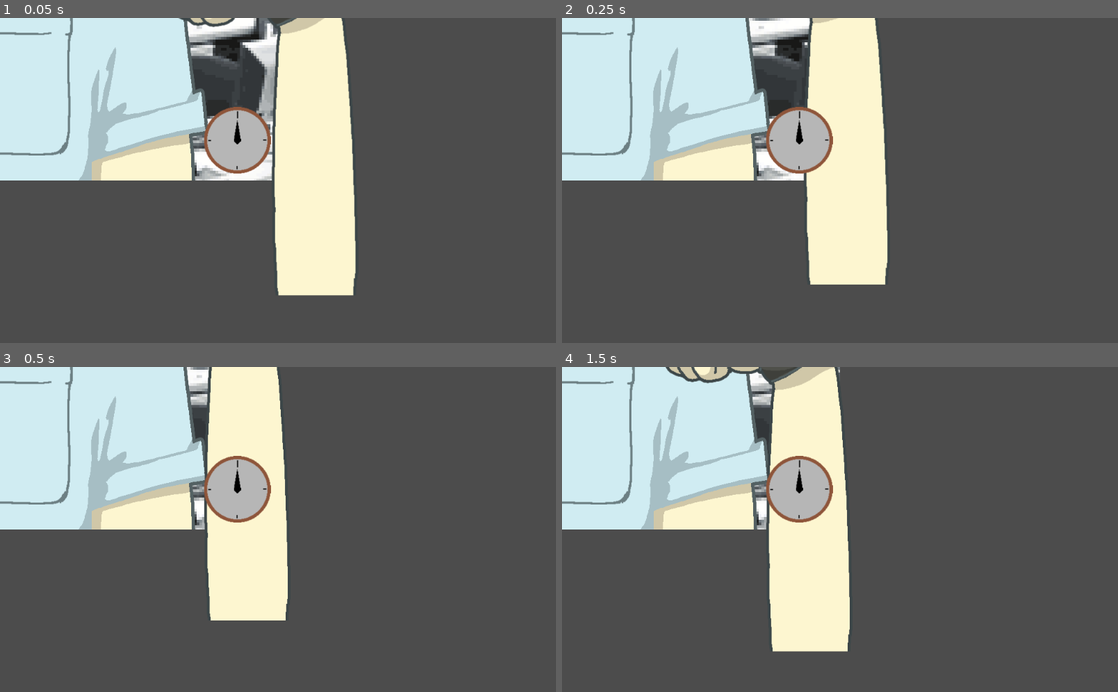
Above: before the commit, frames 1-4 (two rows, left to right).
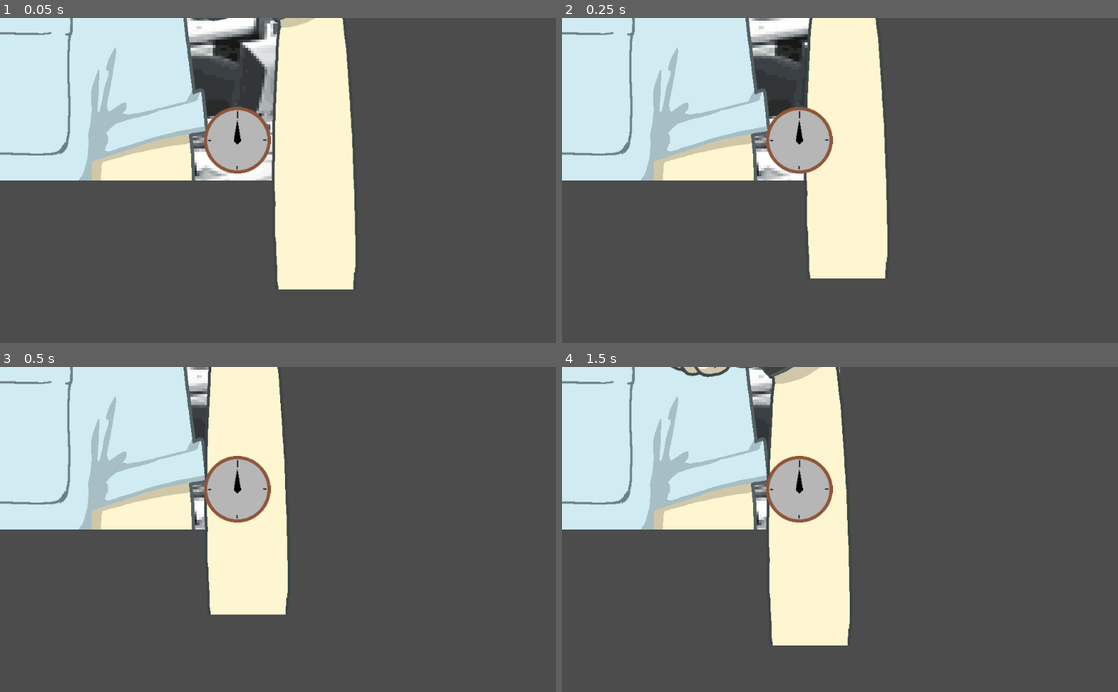
Above: after the commit, the same moments.

Repository: ericdsw/global_game_jam_2020
Game: Godot game, scene res://Screens/MiniGames/PenPocket/PenPocketMinigame.tscn
Same seed, same stepped clock (60 frames per second), same inputs: the game is played once before the commit and once after it. This scene is started directly instead of the project's main scene.
Inputs (mouse positions are in pixels of both pictures, inside the frame that each line leads up to):
- Up to frame 1 (0.05 s): no input
- Up to frame 2 (0.25 s): no input
- Up to frame 3 (0.5 s): no input
- Up to frame 4 (1.5 s): tap Enter (ui_accept) at 0.5, 0.77 s; move the mouse to (962, 513) at 0.52 s; press the mouse at (962, 513) at 0.53 s; release the mouse at (962, 513) at 1.25 s; drag from (728, 545) to (812, 594) at 1.27 s

The runs differ from the first frame. In frame 1, 0.9% of the frame differs, in the area x 32-64%, y 0-86%; in frame 2, 0.5%; in frame 3, 0.4%; in frame 4, 1.2%, in the area x 18-52%, y 0-88%.

Commit message:
Add pen minigame, add bgm

Diff:
--- a/Game.gd
+++ b/Game.gd
@@ -190,3 +190,7 @@
 
 func _on_minigame_requested_shake(intensity: float, duration: float) -> void:
 	get_node("Camera2D").shake(intensity, duration)
+
+
+func _on_AudioStreamPlayer_finished() -> void:
+	$AudioStreamPlayer.play()
--- a/Game.tscn
+++ b/Game.tscn
@@ -1,7 +1,8 @@
-[gd_scene load_steps=8 format=2]
+[gd_scene load_steps=9 format=2]
 
 [ext_resource path="res://Game.gd" type="Script" id=1]
 [ext_resource path="res://Resources/Born2bSportyV2.ttf" type="DynamicFontData" id=2]
+[ext_resource path="res://Resources/Sounds/BGM/LEGO Racers Soundtrack - Menu (1080p).wav" type="AudioStream" id=3]
 [ext_resource path="res://Elements/BaseButton.tscn" type="PackedScene" id=4]
 [ext_resource path="res://Elements/LifeContainer.tscn" type="PackedScene" id=5]
 [ext_resource path="res://Camera2D.tscn" type="PackedScene" id=6]
@@ -75,7 +76,7 @@
 
 [node name="Game" type="Node2D"]
 script = ExtResource( 1 )
-minigames = [ "res://Screens/MiniGames/CleanPainting/CleanPa …(346 unchanged characters)… ames/BreakerFix/BreakerFixMinigame.tscn" ]
+minigames = [ "res://Screens/MiniGames/CleanPainting/CleanPa …(346 unchanged characters)… ames/BreakerFix/BreakerFixMinigame.tscn", "res://Screens/MiniGames/PenPocket/PenPocketMinigame.tscn" ]
 
 [node name="Camera2D" parent="." instance=ExtResource( 6 )]
 
@@ -88,6 +89,7 @@
 }
 
 [node name="GameName" type="Label" parent="MainMenuWrapper"]
+modulate = Color( 1, 1, 1, 0 )
 anchor_left = -0.0147766
 anchor_right = -0.0147766
 margin_left = -277.409
@@ -102,11 +104,15 @@
 }
 
 [node name="StartButton" parent="MainMenuWrapper" instance=ExtResource( 4 )]
+modulate = Color( 1, 1, 1, 0 )
+margin_top = 100.0
+margin_bottom = 170.0
 text = "Start Game"
 
 [node name="Credits" parent="MainMenuWrapper" instance=ExtResource( 4 )]
-margin_top = 160.0
-margin_bottom = 230.0
+modulate = Color( 1, 1, 1, 0 )
+margin_top = 210.0
+margin_bottom = 280.0
 text = "Credits"
 
 [node name="OverlayNode" type="Node2D" parent="."]
@@ -124,5 +130,10 @@
 margin_top = -271.923
 margin_right = 44.0443
 margin_bottom = -221.923
+
+[node name="AudioStreamPlayer" type="AudioStreamPlayer" parent="."]
+stream = ExtResource( 3 )
+autoplay = true
 [connection signal="pressed" from="MainMenuWrapper/StartButton" to="." method="_on_StartButton_pressed"]
 [connection signal="pressed" from="MainMenuWrapper/Credits" to="." method="_on_Credits_pressed"]
+[connection signal="finished" from="AudioStreamPlayer" to="." method="_on_AudioStreamPlayer_finished"]
--- a/MinigameTester.tscn
+++ b/MinigameTester.tscn
@@ -5,7 +5,7 @@
 
 [node name="MinigameTester" type="Node2D"]
 script = ExtResource( 1 )
-minigame_to_test = "res://Screens/MiniGames/FixCar/FixCarMinigame.tscn"
+minigame_to_test = "res://Screens/MiniGames/PenPocket/PenPocketMinigame.tscn"
 target_difficulty = 3
 
 [node name="Timer" type="Timer" parent="."]
--- a/Screens/MiniGames/FixCar/FixCarMinigame.tscn
+++ b/Screens/MiniGames/FixCar/FixCarMinigame.tscn
@@ -64,8 +64,7 @@
 "values": [ 0.0, 0.0, 1000.0 ]
 }
 
-[sub_resource type="Animation" id=1]
-resource_name = "default"
+[sub_resource type="Animation" id=2]
 tracks/0/type = "value"
 tracks/0/path = NodePath(".:texture")
 tracks/0/interp = 1
@@ -138,15 +137,15 @@
 
 [node name="CarAnimationPlayer" type="AnimationPlayer" parent="." index="3"]
 playback_speed = 2.0
-anims/start = SubResource( 4 )
+anims/start = SubResource( 1 )
 
 [node name="Lights" type="Sprite" parent="." index="4"]
 position = Vector2( -284.179, 1.89453 )
 
 [node name="AnimationPlayer" type="AnimationPlayer" parent="Lights" index="0"]
 autoplay = "default"
-anims/default = SubResource( 1 )
-anims/flash = SubResource( 2 )
+anims/default = SubResource( 2 )
+anims/flash = SubResource( 3 )
 
 [node name="Leg" type="Sprite" parent="." index="5"]
 position = Vector2( 130, 185 )
@@ -166,7 +165,6 @@
 
 [node name="KickCar" type="AudioStreamPlayer" parent="." index="9"]
 stream = ExtResource( 10 )
-volume_db = -20.0
 
 [node name="CarEngine" type="AudioStreamPlayer" parent="." index="10"]
 stream = ExtResource( 9 )
@@ -174,5 +172,4 @@
 
 [node name="PoliceSirens" type="AudioStreamPlayer" parent="." index="11"]
 stream = ExtResource( 11 )
-volume_db = -30.0
 [connection signal="timeout" from="EndTimer" to="." method="_on_EndTimer_timeout"]
--- a/Screens/MiniGames/PenPocket/PenPocketMinigame.tscn
+++ b/Screens/MiniGames/PenPocket/PenPocketMinigame.tscn
@@ -47,7 +47,7 @@
 position = Vector2( 228.491, -63.7417 )
 
 [node name="Arm" type="Sprite" parent="Finger" index="0"]
-position = Vector2( 205.035, 251.13 )
+position = Vector2( 205.035, 240.13 )
 texture = ExtResource( 3 )
 
 [node name="FingerTween" type="Tween" parent="." index="10"]
Not shown, added: Resources/Sounds/BGM/LEGO Racers Soundtrack - Menu (1080p).wav.import
Not shown: 4 places in Screens/MiniGames/FixCar/FixCarMinigame.tscn that only renumber resources
Not shown, added: Resources/Sounds/BGM/LEGO Racers Soundtrack - Menu (1080p).wav
